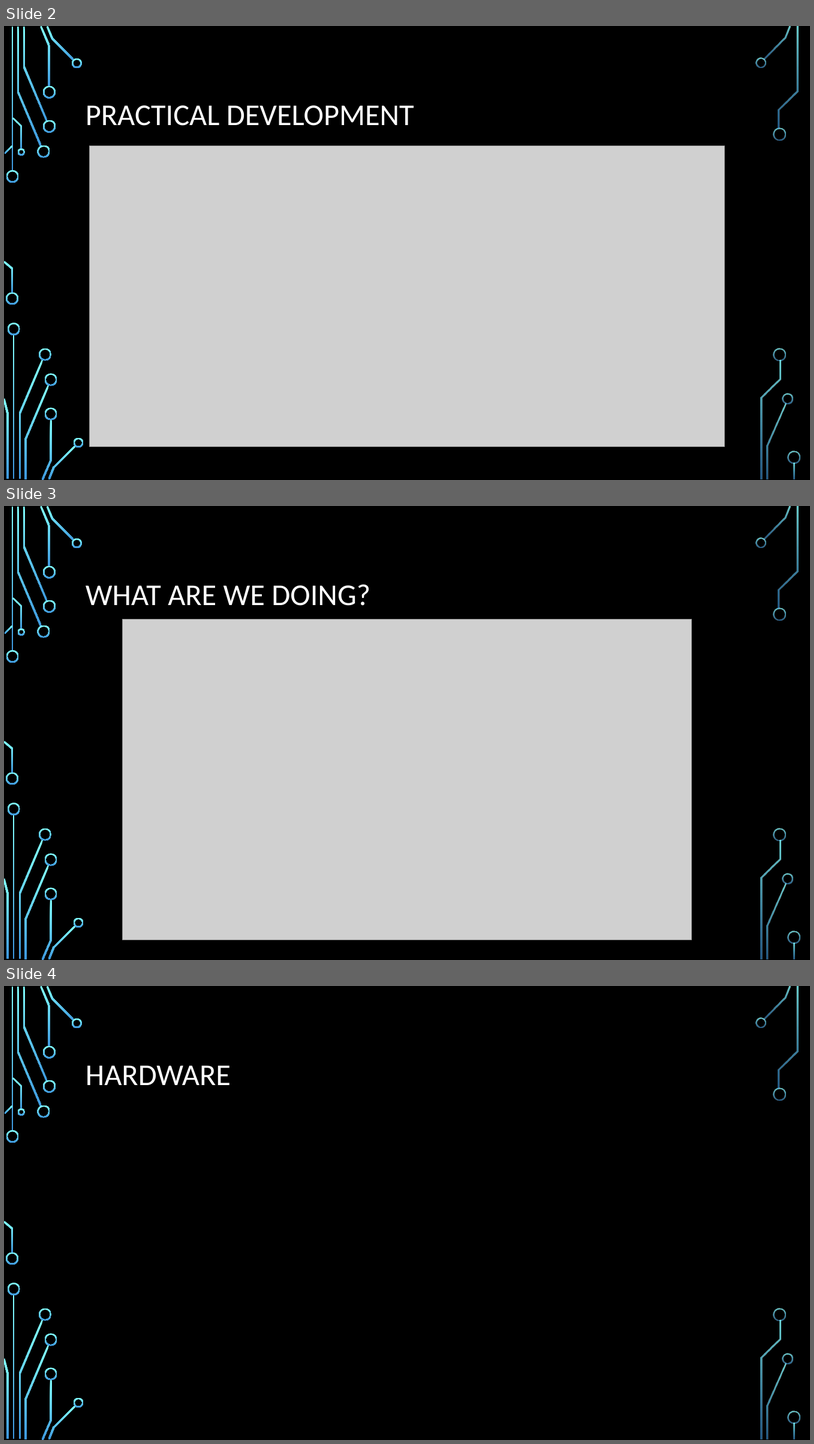
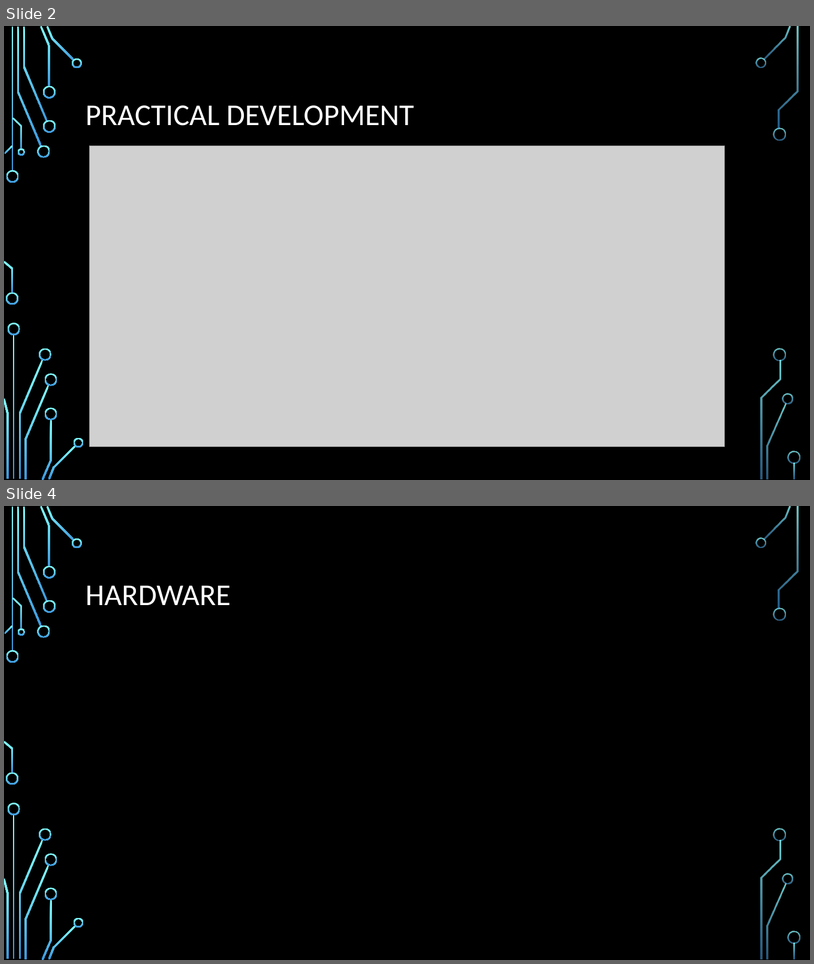
Before and after one commit to ChrisHarrold/PiWorkshop, a slide deck: Sounds/intro to building with raspberry pi.pptx. Shown one above the other, each under a label of ours: slides 2, 3 and 4 before the commit, slides 2 and 4 after it; the slides between them are not shown. The pictures are 814x1444 and 814x964 pixels, drawn with LibreOffice and Linux fonts; fonts in the diff are those of the drawing; grey boxes stand for pictures; background and template pictures are left out. Boxes give left, top, right and bottom in pixels: in the first picture for what was removed or moved away, otherwise in the second. Text is boxed around its words. In the diff, an @@ line names an element or a change of style, - is before the commit and + after.

```diff
--- a/Sounds/intro to building with raspberry pi.pptx
+++ b/Sounds/intro to building with raspberry pi.pptx
@@ slide 3 removed at (x1=4, y1=506, x2=810, y2=960), background picture (left out); not listed: 36 template elements that a slide beside it also shows @@
@@ title removed at (x1=86, y1=584, x2=371, y2=606) @@
-WHAT ARE WE DOING?
@@ picture removed at (x1=123, y1=619, x2=692, y2=940) @@
```
Also in this commit, not shown: 1 slide changed, 3 slides added, 1 other slide removed, 1 other file.
